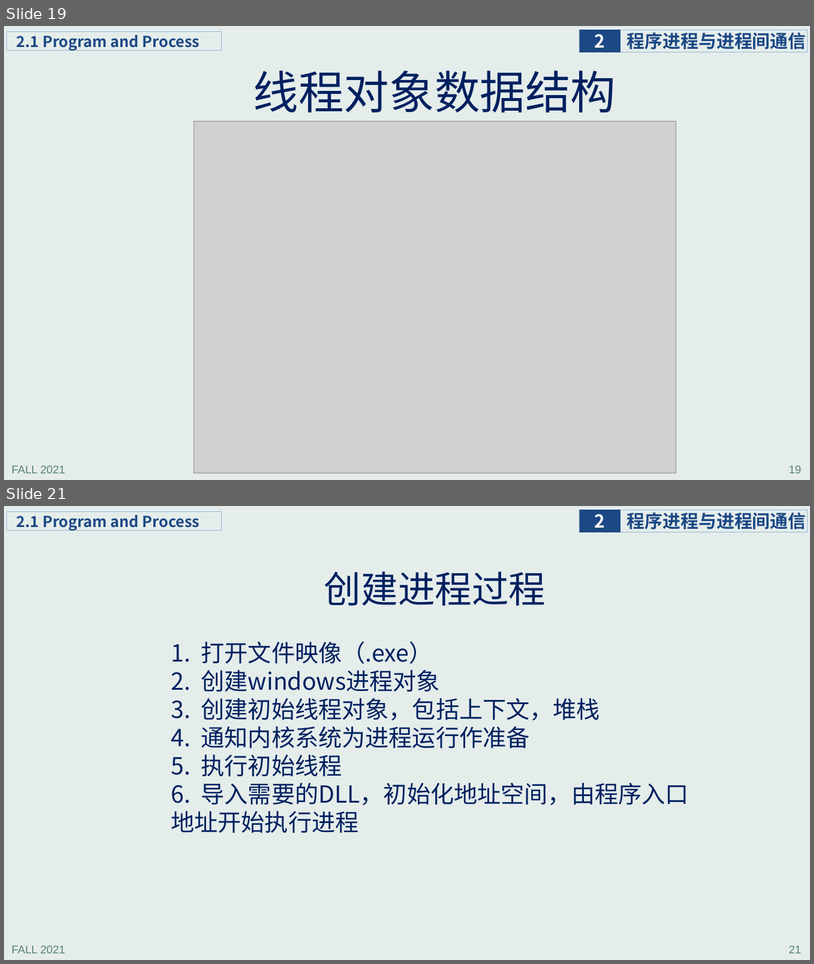
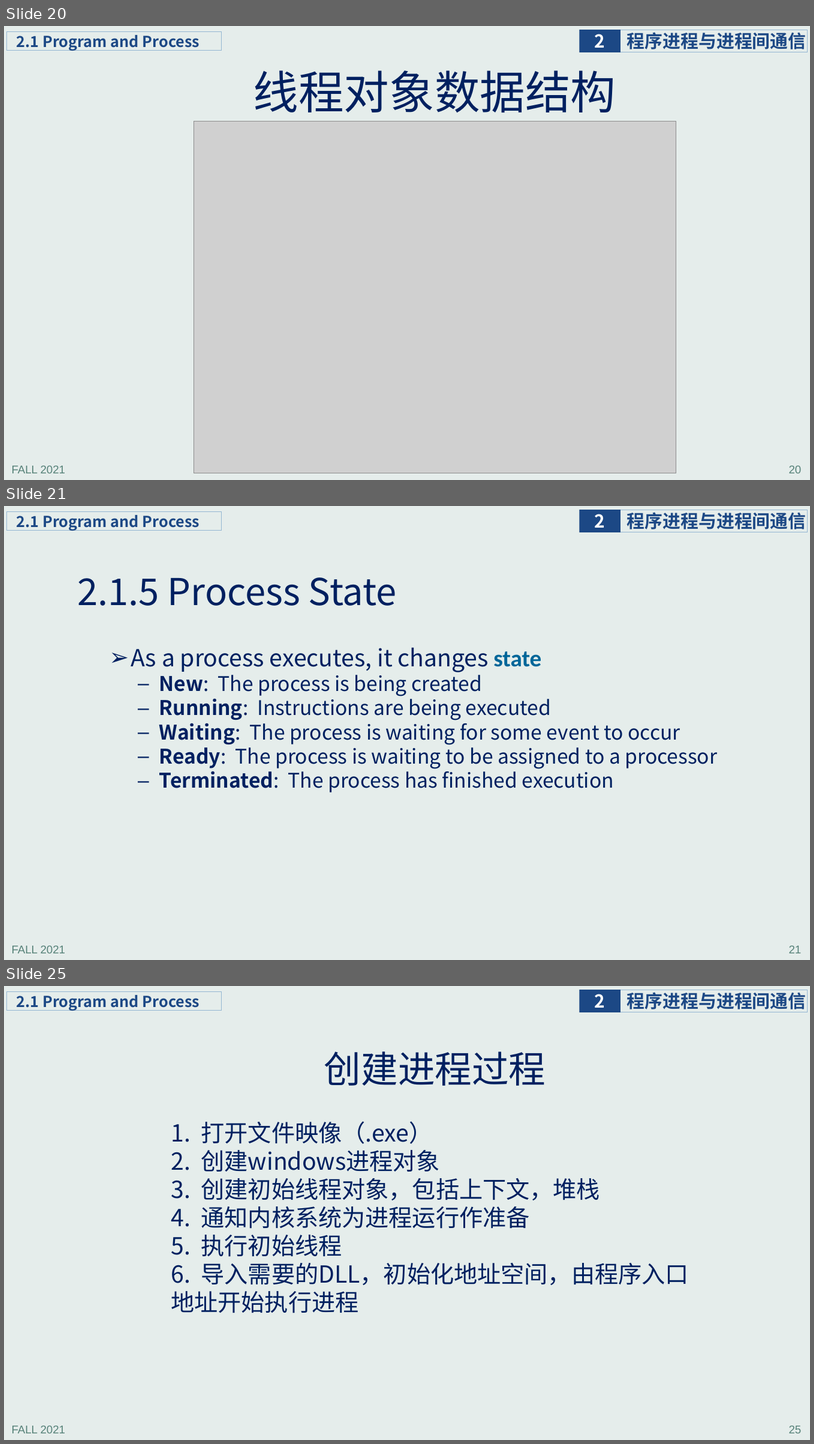
Before and after one commit to principleWindows/win-principle-2021, a slide deck: slides/instruction/principleWindows_2.pptx. Shown one above the other, each under a label of ours: slides 19 and 21 before the commit, slides 20, 21 and 25 after it; the slides between them are not shown. The pictures are 814x964 and 814x1444 pixels, drawn with LibreOffice and Linux fonts; fonts in the diff are those of the drawing; grey boxes stand for pictures. Boxes give left, top, right and bottom in pixels: in the first picture for what was removed or moved away, otherwise in the second. Text is boxed around its words. In the diff, an @@ line names an element or a change of style, - is before the commit and + after.

```diff
--- a/slides/instruction/principleWindows_2.pptx
+++ b/slides/instruction/principleWindows_2.pptx
@@ slide 21 added at (4, 506, 810, 960), background #E5EDEB; not listed: 5 template elements that a slide beside it also shows @@
@@ title added at (77, 577, 397, 606), 44 pt, text #002060 @@
+2.1.5 Process State
@@ text added at (131, 647, 718, 792), 24 pt, text #002060 @@
+➢ As a process executes, it changes state
+  – New: The process is being created
+  – Running: Instructions are being executed
+  – Waiting: The process is waiting for some event to occur
+  – Ready: The process is waiting to be assigned to a processor
+  – Terminated: The process has finished execution
@@ what was slide 19 is now slide 20 @@
@@ page number at (789, 465, 802, 473): text changed @@
-19
+20
@@ what was slide 21 is now slide 25 @@
@@ page number at (789, 1425, 802, 1433): text changed @@
-21
+25
```
Also in this commit, not shown: 2 slides changed, 6 other slides added, 4 other files.
